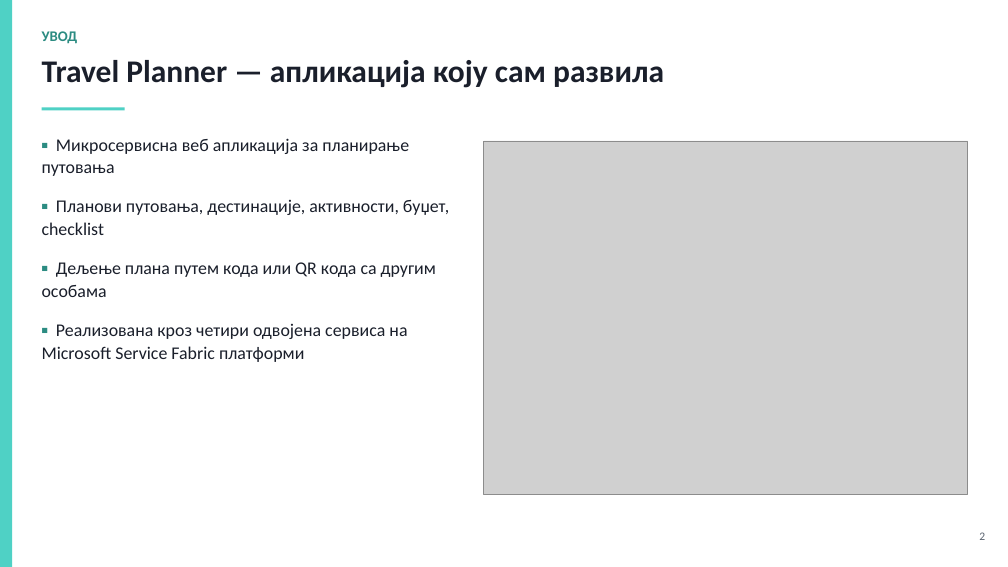
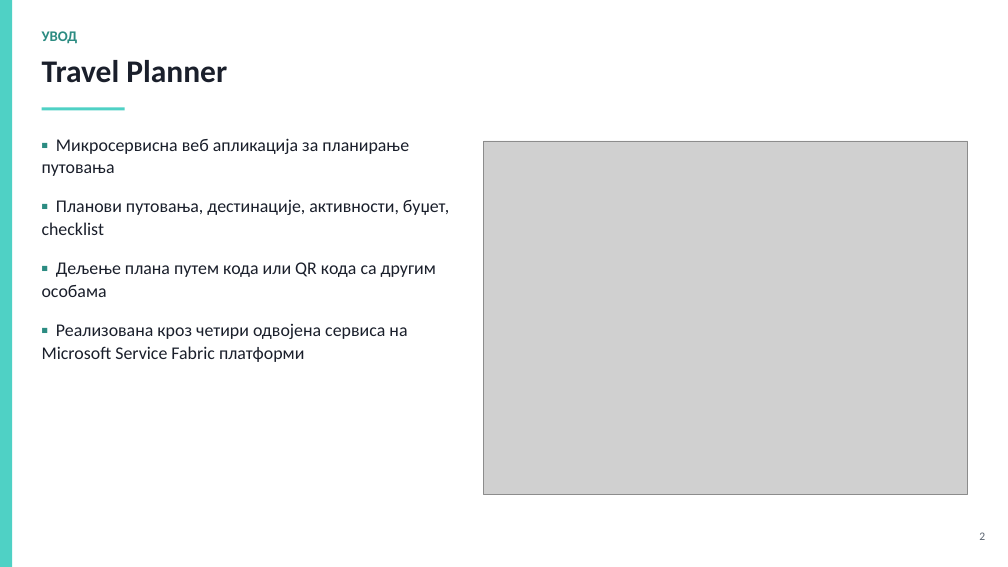
Before and after one commit to deechky/Web2, a slide deck: slide 2 of docs/prezentacija-odbrana.pptx. Drawn at 1008x567 pixels with LibreOffice and Linux fonts; fonts in the diff are those of the drawing; grey boxes stand for pictures. Boxes give left, top, right and bottom in pixels: in the first picture for what was removed or moved away, otherwise in the second. Text is boxed around its words. In the diff, an @@ line names an element or a change of style, - is before the commit and + after.

Commit message:
docs: simplify slide 2 title to just 'Travel Planner'

```diff
--- a/docs/prezentacija-odbrana.pptx
+++ b/docs/prezentacija-odbrana.pptx
@@ text at (42,60,227,83): text changed @@
-Travel Planner — апликација коју сам развила
+Travel Planner
```
Also in this commit, not shown: 1 other file.
